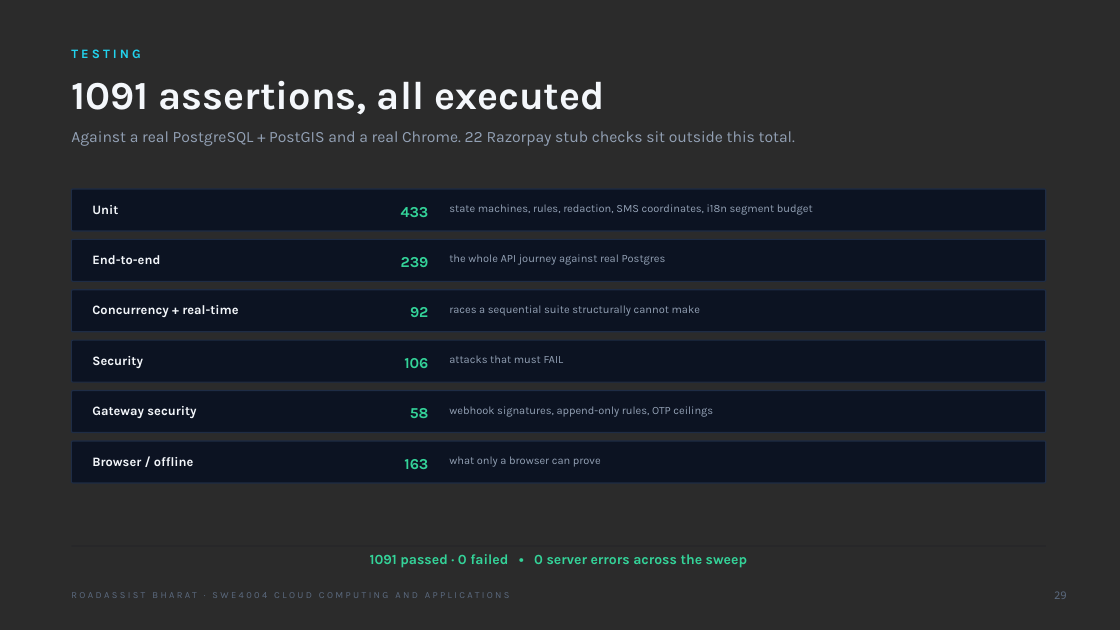
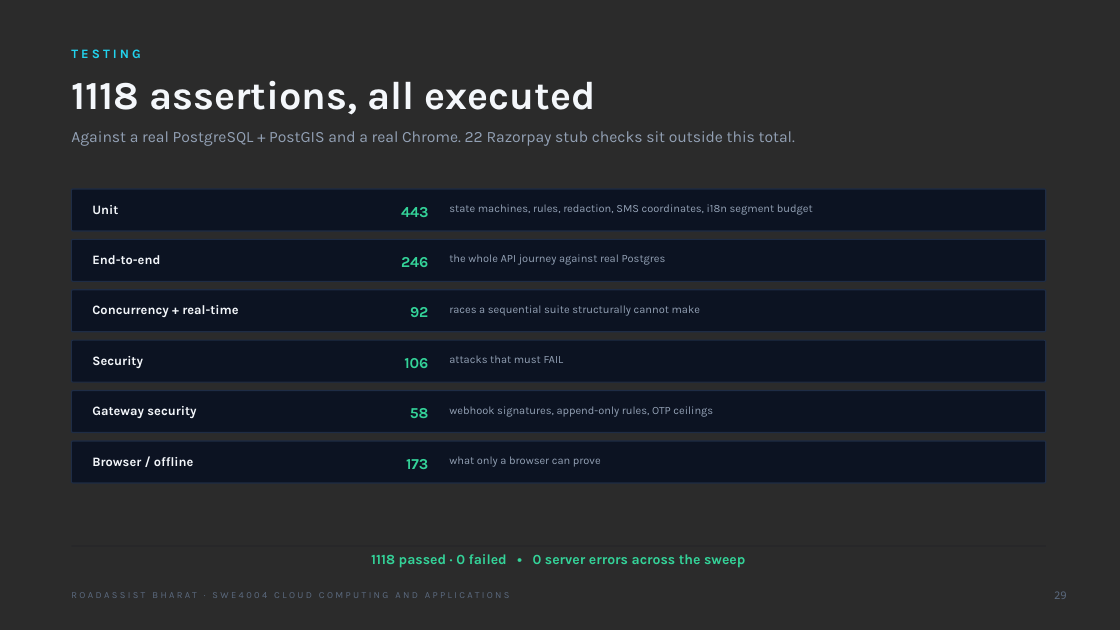
Before and after one commit to saatwik-1157/roadassist-bharat, a slide deck: slide 29 of ppt/RoadAssist-Bharat-FINAL.pptx. Drawn at 1120x630 pixels with LibreOffice and Linux fonts; fonts in the diff are those of the drawing; background and template pictures are left out; a plain dark background stands for a picture behind light text. Boxes give left, top, right and bottom in pixels: in the first picture for what was removed or moved away, otherwise in the second. Text is boxed around its words. In the diff, an @@ line names an element or a change of style, - is before the commit and + after.

```diff
--- a/ppt/RoadAssist-Bharat-FINAL.pptx
+++ b/ppt/RoadAssist-Bharat-FINAL.pptx
@@ text at [71,81,596,115]: text changed @@
-1091 assertions, all executed
+1118 assertions, all executed
@@ text at [401,207,428,217]: text changed @@
-433
+443
@@ text at [401,257,428,267]: text changed @@
-239
+246
@@ text at [406,459,428,469]: text changed @@
-163
+173
@@ text at [371,554,745,568]: text changed @@
-1091 passed · 0 failed • 0 server errors across the sweep
+1118 passed · 0 failed • 0 server errors across the sweep
```
Also in this commit, not shown: 5 other slides changed, 54 other files.
